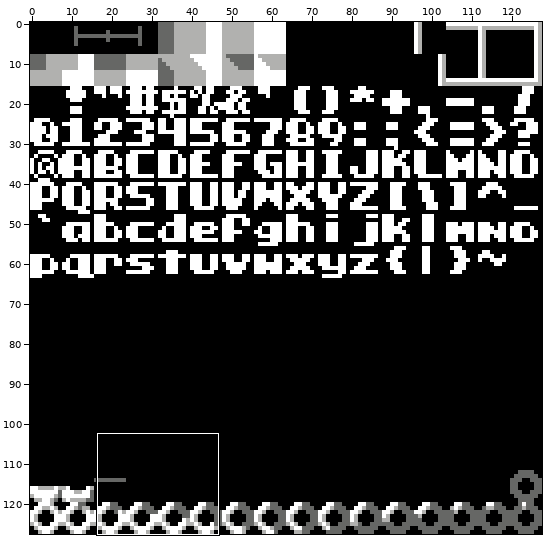
Pixel-art file, stored at art/raw_chr/font_marshmallow.aseprite. Above: a wide view before the commit, with the close-up outlined.
Close-up. As it was:
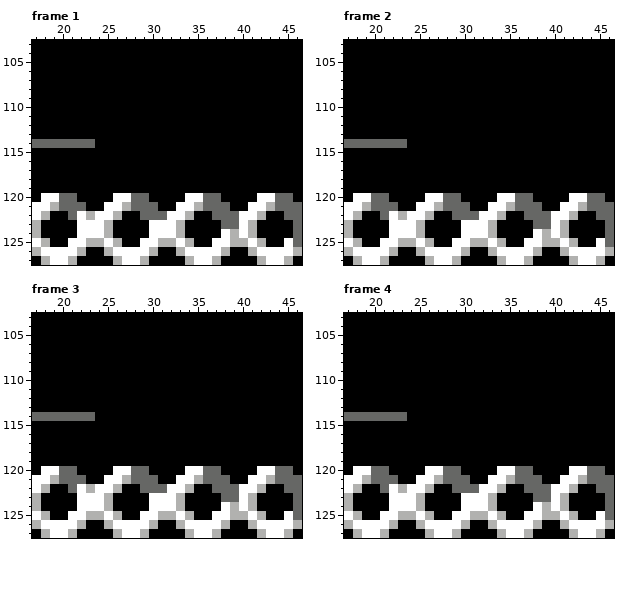
128x128 pixels, 4 frames. Shown: frame 1: x 17..46, y 103..127; frame 2: x 17..46, y 103..127; frame 3: x 17..46, y 103..127; frame 4: x 17..46, y 103..127.
Once edited:
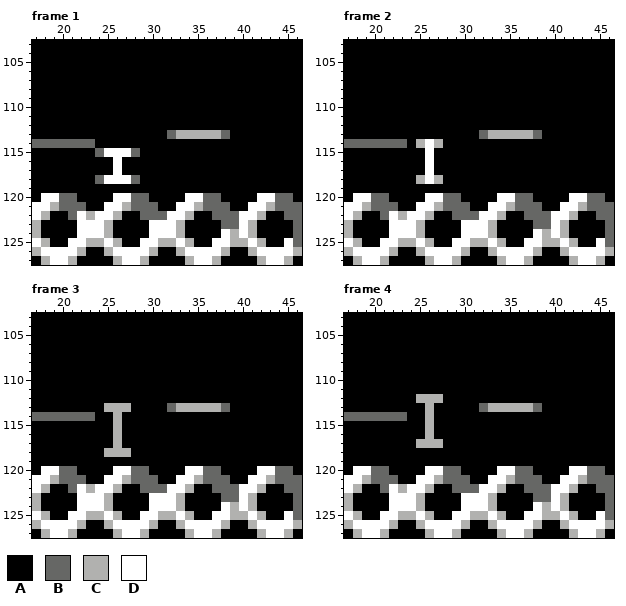
Palette (. is transparent): A #000000  B #666765  C #b1b1af  D #ffffff
Change:
--- frame 1
@@ x 22..40 @@
 112 AAAAAAAAAAAAAAAAAAA
-113 AAAAAAAAAAAAAAAAAAA
+113 AAAAAAAAAABCCCCCBAA
 114 BBAAAAAAAAAAAAAAAAA
-115 AAAAAAAAAAAAAAAAAAA
-116 AAAAAAAAAAAAAAAAAAA
-117 AAAAAAAAAAAAAAAAAAA
-118 AAAAAAAAAAAAAAAAAAA
+115 AABDDDBAAAAAAAAAAAA
+116 AAAADAAAAAAAAAAAAAA
+117 AAAADAAAAAAAAAAAAAA
+118 AABDDDBAAAAAAAAAAAA
 119 AAAAAAAAAAAAAAAAAAA
--- frame 2
@@ x 23..40 @@
 112 AAAAAAAAAAAAAAAAAA
-113 AAAAAAAAAAAAAAAAAA
-114 BAAAAAAAAAAAAAAAAA
-115 AAAAAAAAAAAAAAAAAA
-116 AAAAAAAAAAAAAAAAAA
-117 AAAAAAAAAAAAAAAAAA
-118 AAAAAAAAAAAAAAAAAA
+113 AAAAAAAAABCCCCCBAA
+114 BACDCAAAAAAAAAAAAA
+115 AAADAAAAAAAAAAAAAA
+116 AAADAAAAAAAAAAAAAA
+117 AAADAAAAAAAAAAAAAA
+118 AACDCAAAAAAAAAAAAA
 119 AAAAAAAAAAAAAAAAAA
--- frame 3
@@ x 23..40 @@
 112 AAAAAAAAAAAAAAAAAA
-113 AAAAAAAAAAAAAAAAAA
-114 BAAAAAAAAAAAAAAAAA
-115 AAAAAAAAAAAAAAAAAA
-116 AAAAAAAAAAAAAAAAAA
-117 AAAAAAAAAAAAAAAAAA
-118 AAAAAAAAAAAAAAAAAA
+113 AACCCAAAABCCCCCBAA
+114 BAACAAAAAAAAAAAAAA
+115 AAACAAAAAAAAAAAAAA
+116 AAACAAAAAAAAAAAAAA
+117 AAACAAAAAAAAAAAAAA
+118 AACCCAAAAAAAAAAAAA
 119 AAAAAAAAAAAAAAAAAA
--- frame 4
@@ x 23..40 @@
 111 AAAAAAAAAAAAAAAAAA
-112 AAAAAAAAAAAAAAAAAA
-113 AAAAAAAAAAAAAAAAAA
-114 BAAAAAAAAAAAAAAAAA
-115 AAAAAAAAAAAAAAAAAA
-116 AAAAAAAAAAAAAAAAAA
-117 AAAAAAAAAAAAAAAAAA
+112 AACCCAAAAAAAAAAAAA
+113 AAACAAAAABCCCCCBAA
+114 BAACAAAAAAAAAAAAAA
+115 AAACAAAAAAAAAAAAAA
+116 AAACAAAAAAAAAAAAAA
+117 AACCCAAAAAAAAAAAAA
 118 AAAAAAAAAAAAAAAAAA
Where, in picture pixels (left, top, right, bottom), the same in both close-ups:
changed: (167, 130, 230, 139)
changed: (95, 148, 140, 184)
changed: (479, 130, 542, 139)
changed: (416, 139, 443, 184)
changed: (104, 403, 131, 457)
changed: (167, 403, 230, 412)
changed: (416, 394, 443, 448)
changed: (479, 403, 542, 412)
